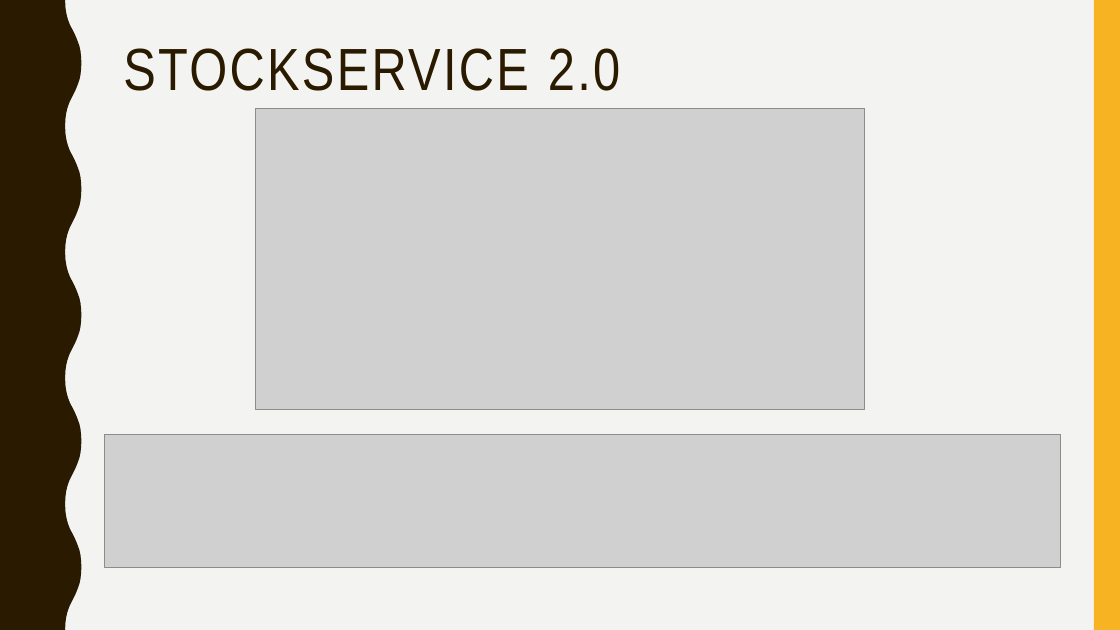
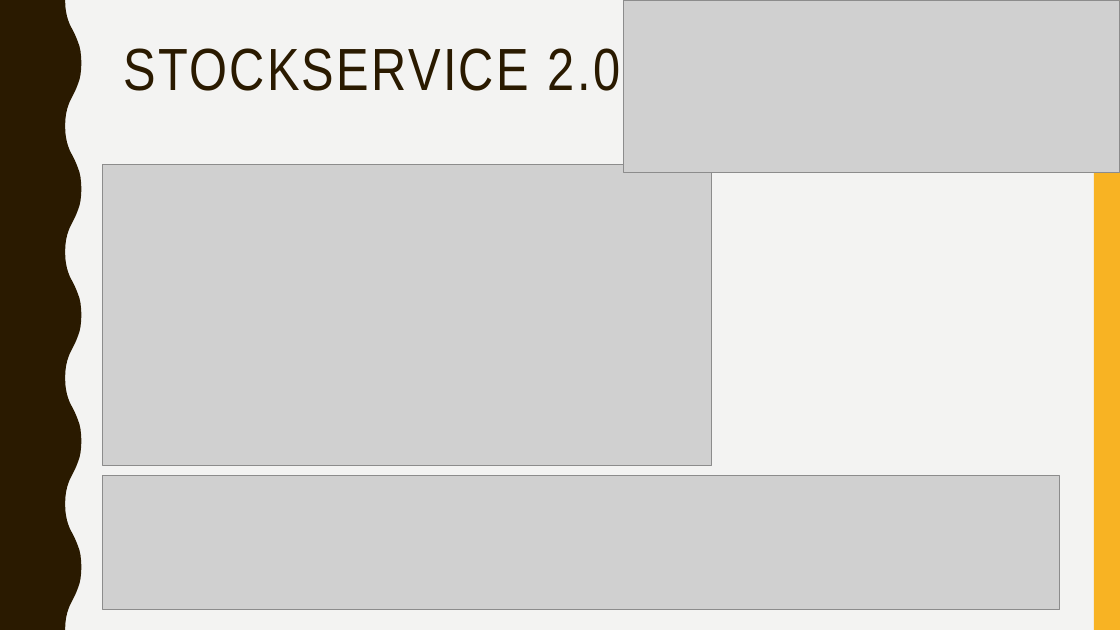
Before and after one commit to Exopi-Talent-Academy/PizzaSolutionRebekka, a slide deck: slide 6 of PizzaSolution Presentation.pptx. Drawn at 1120x630 pixels with LibreOffice and Linux fonts; fonts in the diff are those of the drawing; grey boxes stand for pictures. Boxes give left, top, right and bottom in pixels: in the first picture for what was removed or moved away, otherwise in the second. Text is boxed around its words. In the diff, an @@ line names an element or a change of style, - is before the commit and + after.

```diff
--- a/PizzaSolution Presentation.pptx
+++ b/PizzaSolution Presentation.pptx
@@ picture added at (624,1,1120,172) @@
@@ picture: place and size @@
-picture at (255,108,865,409)
+picture at (103,165,712,465)
@@ picture: place and size @@
-picture at (104,434,1061,568)
+picture at (103,476,1060,610)
```
Also in this commit, not shown: 7 other slides changed, 5 other files.
